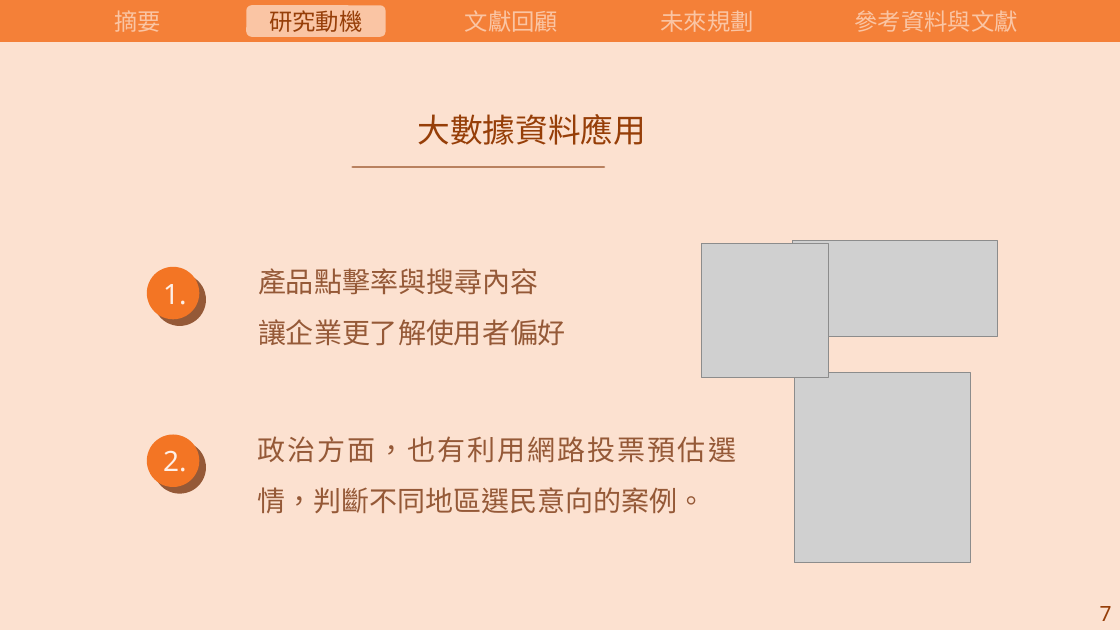
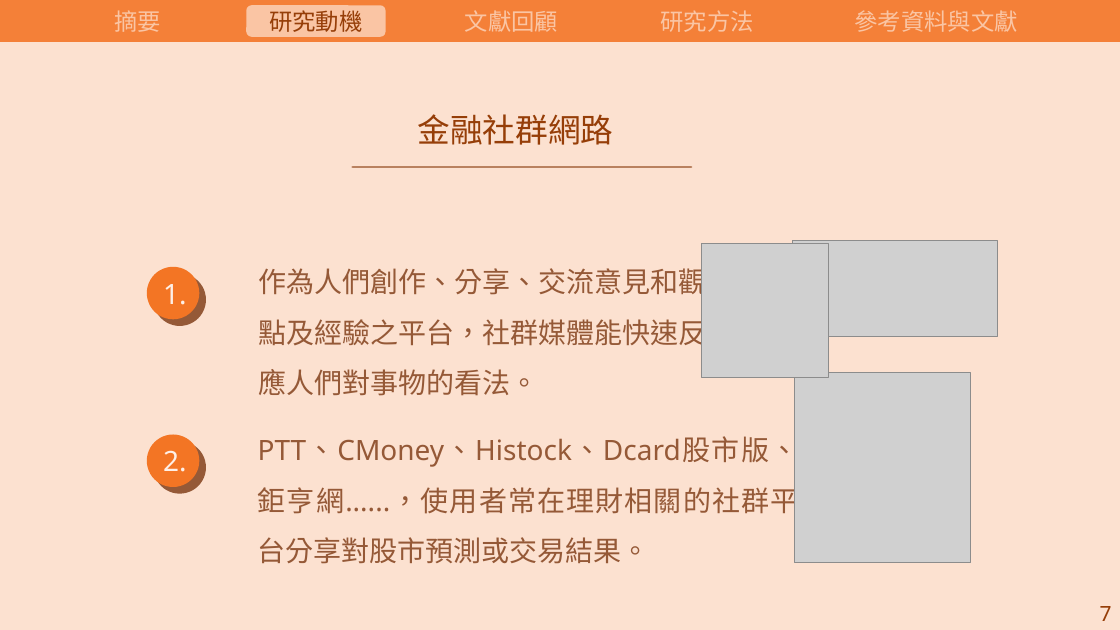
Before and after one commit to carina419/NTUST, a slide deck: slide 9 of 112-2/MI6006701 研究方法/研究方法期末報告.pptx (slide 11 before the commit). Drawn at 1120x630 pixels with LibreOffice and Linux fonts; fonts in the diff are those of the drawing; grey boxes stand for pictures. Boxes give left, top, right and bottom in pixels: in the first picture for what was removed or moved away, otherwise in the second. Text is boxed around its words. In the diff, an @@ line names an element or a change of style, - is before the commit and + after.

```diff
--- a/112-2/MI6006701 研究方法/研究方法期末報告.pptx
+++ b/112-2/MI6006701 研究方法/研究方法期末報告.pptx
@@ text at <box>660,10,753,32</box>: text changed @@
-未來規劃
+研究方法
@@ text at <box>418,114,614,145</box>: text changed @@
-大數據資料應用
+金融社群網路
@@ line moved from (604, 167) - (353, 167) to (691, 167) - (353, 167) @@
@@ text at <box>258,264,706,396</box>: text changed @@
-產品點擊率與搜尋內容
-讓企業更了解使用者偏好
+作為人們創作、分享、交流意見和觀點及經驗之平台，社群媒體能快速反應人們對事物的看法。
@@ text at <box>258,434,799,564</box>: text changed @@
-政治方面，也有利用網路投票預估選情，判斷不同地區選民意向的案例。
+PTT、CMoney、Histock、Dcard股市版、鉅亨網......，使用者常在理財相關的社群平台分享對股市預測或交易結果。
```
Also in this commit, not shown: 12 other slides changed, 3 slides added, 2 slides removed, 2 other files.
